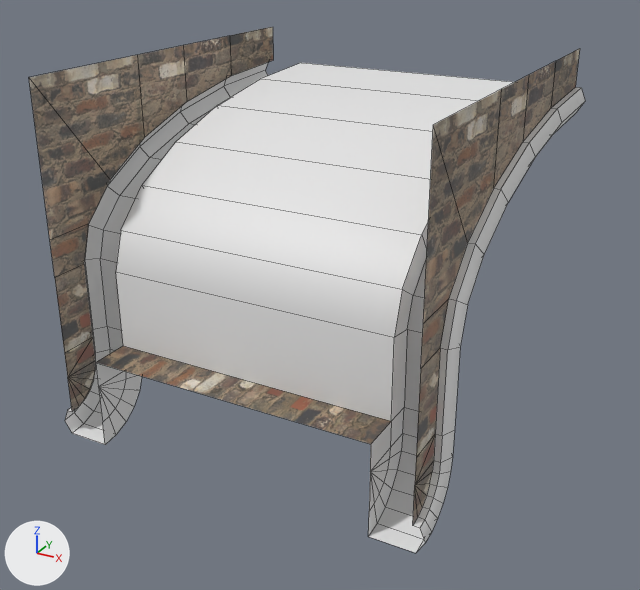
Renders of the FBX model Assets/3D/Building Modules/SM_Tunnel_Side.fbx from each side of a commit.
One viewpoint serves both versions: a camera (50 mm lens) standing at (3.05, -4.19, 5.02) and looking at (0.04, 1.28, 2.28). Every picture has the same lights, and +X, +Y and +Z are marked at lower left. Mesh edges are drawn as thin lines.

Objects in the first picture: 'SM_Tunnel_Side'.
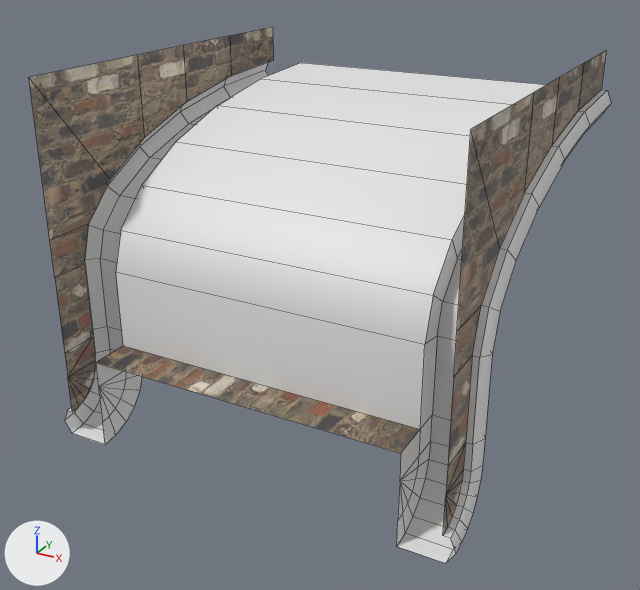
The newer file is also turned or shifted as a whole; pictures and numbers use the older file's frame.

Changed parts and their boxes [x1, y1, x2, y2] in the pictures (640 x 590 px; the box of a moved part takes in the faces that stretch with it):
'SM_Tunnel_Side', reshaped: before [29, 27, 585, 553]; after [29, 27, 611, 563]
part 1 of me_sm_balcony_closed_014, moved or reshaped: before [108, 49, 585, 553]; after [108, 51, 611, 563]

The change, as a list of edits to the scene's bpy script:
```text
Change me_sm_balcony_closed_014:
    where me_sm_balcony_closed_014.from_pydata(...)  # 202 vertices, 192 faces; spans x -1.49..1.49, y 0.0..3.0, z 1.3..4.0
    used by ob_sm_tunnel_side; location = (0.0, 0.0, 0.0)
    me_sm_balcony_closed_014 part 1: all 101 vertices in x 1.1..1.49, y 0.0..3.0, z 1.3..4.0 are moved by (0.2, 0.0, 0.0)
```
